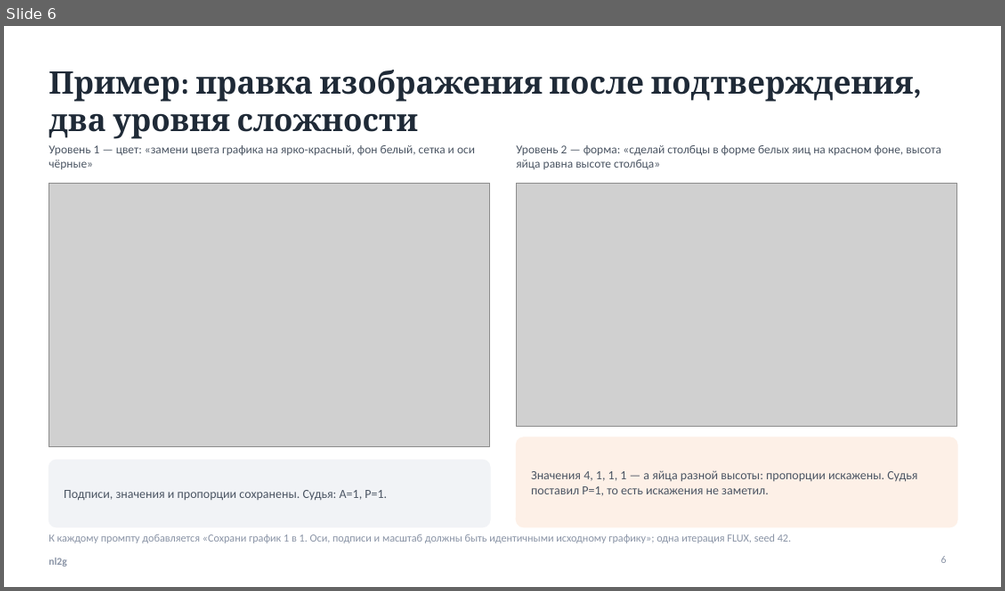
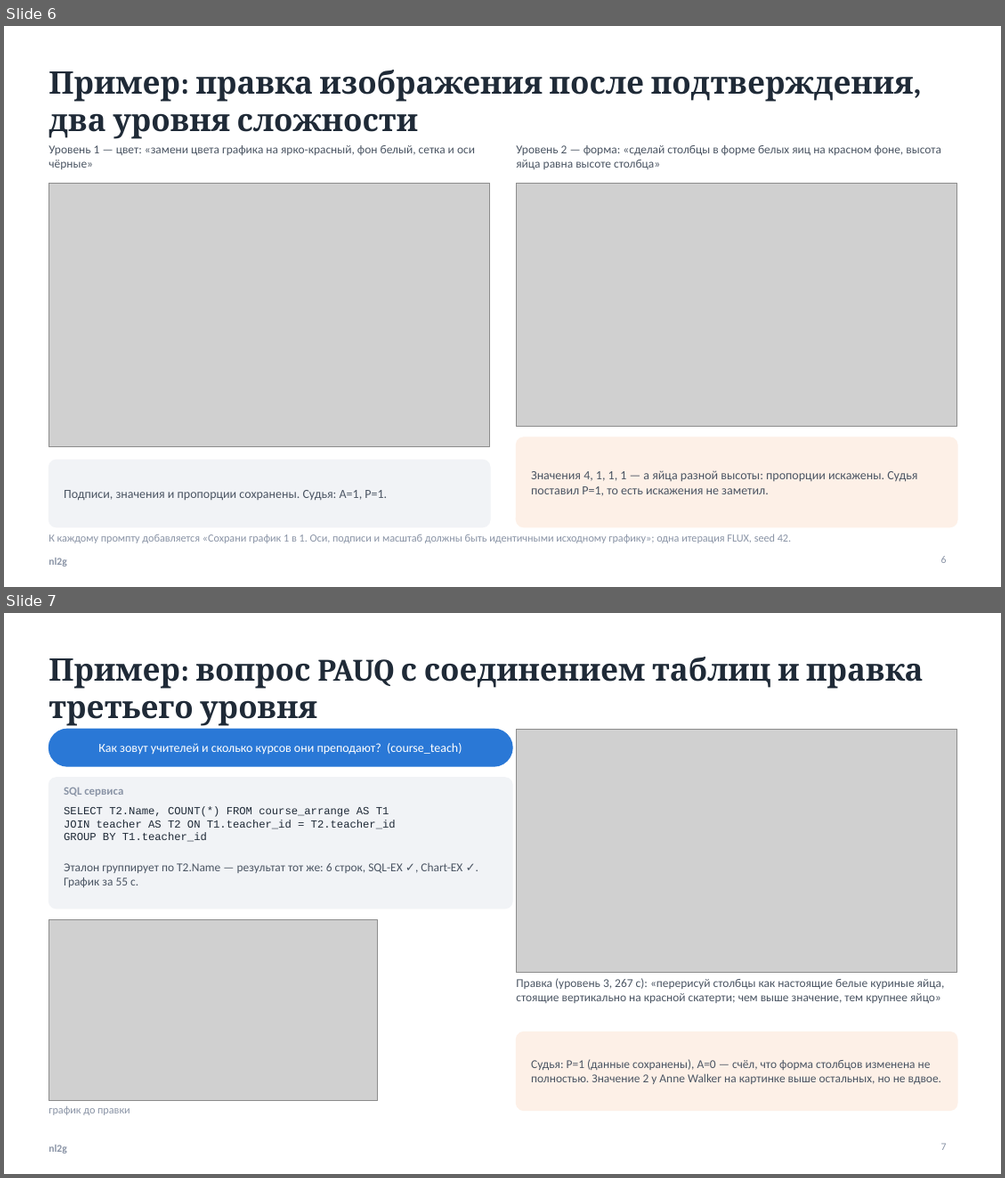
Before and after one commit to kocharyandr/nl2g, a slide deck: docs/ПРЕЗЕНТАЦИЯ_СЕРВИСА.pptx. Shown one above the other, each under a label of ours: slide 6 before the commit, slides 6 and 7 after it. The pictures are 1005x591 and 1005x1178 pixels, drawn with LibreOffice and Linux fonts; fonts in the diff are those of the drawing; grey boxes stand for pictures. Boxes give left, top, right and bottom in pixels: in the first picture for what was removed or moved away, otherwise in the second. Text is boxed around its words. In the diff, an @@ line names an element or a change of style, - is before the commit and + after.

```diff
--- a/docs/ПРЕЗЕНТАЦИЯ_СЕРВИСА.pptx
+++ b/docs/ПРЕЗЕНТАЦИЯ_СЕРВИСА.pptx
@@ slide 7 added at (4,613,1001,1174), background #FFFFFF; not listed: 1 template element that a slide beside it also shows @@
@@ title added at (48,657,922,726), 30 pt, text #1F2A37, bold @@
+Пример: вопрос PAUQ с соединением таблиц и правка третьего уровня
@@ rounded rectangle added at (48,729,512,766), fill #2A78D6, outline #2A78D6 1 pt @@
@@ text added at (98,743,461,755), 12 pt, text #FFFFFF @@
+Как зовут учителей и сколько курсов они преподают? (course_teach)
@@ picture added at (517,729,957,972) @@
@@ rounded rectangle added at (48,778,512,908), fill #F1F3F6, outline #F1F3F6 1 pt @@
@@ text added at (64,787,123,796), 11 pt, text #8A94A6, bold @@
+SQL сервиса
@@ text added at (64,806,396,842), 10.5 pt, text #1F2A37 @@
+SELECT T2.Name, COUNT(*) FROM course_arrange AS T1
+JOIN teacher AS T2 ON T1.teacher_id = T2.teacher_id
+GROUP BY T1.teacher_id
@@ text added at (64,863,462,887), 11.5 pt, text #4B5563 @@
+Эталон группирует по T2.Name — результат тот же: 6 строк, SQL-EX ✓, Chart-EX ✓. График за 55 с.
@@ picture added at (48,919,378,1101) @@
@@ text added at (516,978,945,1003), 11.5 pt, text #4B5563 @@
+Правка (уровень 3, 267 с): «перерисуй столбцы как настоящие белые куриные яйца, стоящие вертикально на красной скатерти; чем выше значение, тем крупнее яйцо»
@@ rounded rectangle added at (517,1032,957,1111), fill #FDF0E7, outline #FDF0E7 1 pt @@
@@ text added at (531,1059,941,1084), 11.5 pt, text #4B5563 @@
+Судья: P=1 (данные сохранены), A=0 — счёл, что форма столбцов изменена не полностью. Значение 2 у Anne Walker на картинке выше остальных, но не вдвое.
@@ text added at (48,1106,130,1115), 10.5 pt, text #8A94A6 @@
+график до правки
@@ page number added at (941,1143,947,1150), 10 pt, text #8A94A6 @@
+7
```
Also in this commit, not shown: 2 other slides added, 1 other file.
